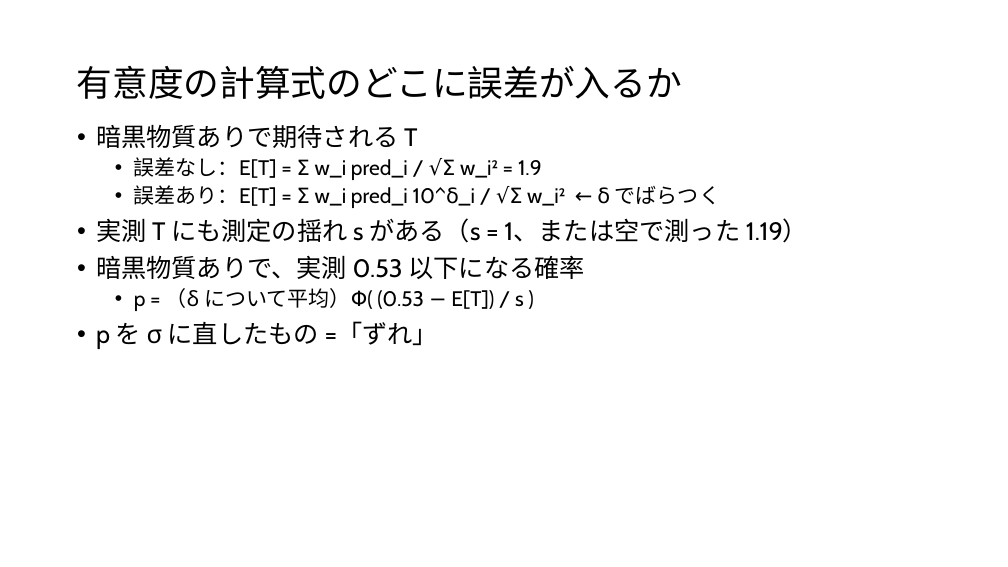
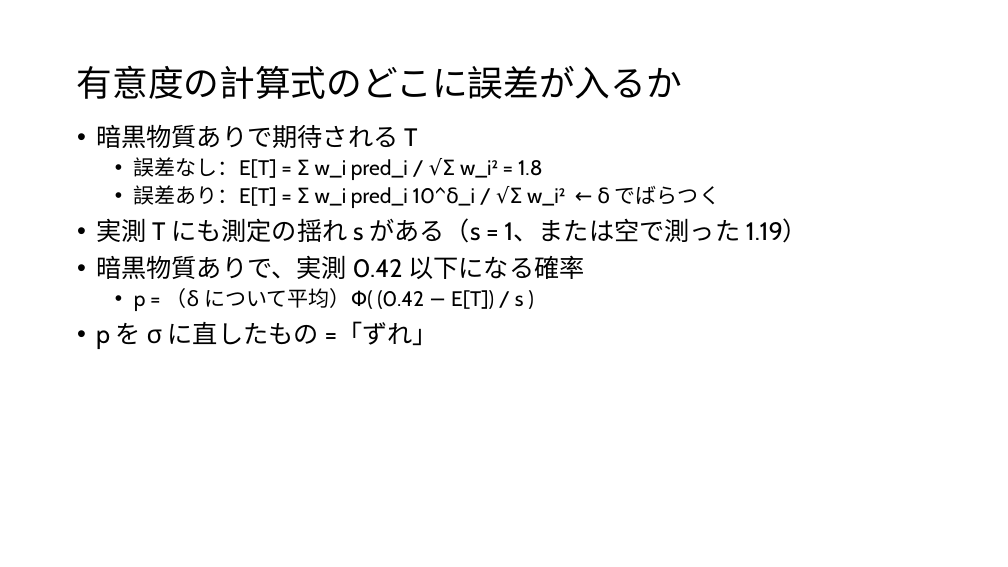
Before and after one commit to Mikann20041029/darkmatter-slides, a slide deck: slide 44 of slides/2026-10-03_研究進捗報告_claude_夕方版.pptx. Drawn at 1008x567 pixels with LibreOffice and Linux fonts; fonts in the diff are those of the drawing. Boxes give left, top, right and bottom in pixels: in the first picture for what was removed or moved away, otherwise in the second. Text is boxed around its words. In the diff, an @@ line names an element or a change of style, - is before the commit and + after.

```diff
--- a/slides/2026-10-03_研究進捗報告_claude_夕方版.pptx
+++ b/slides/2026-10-03_研究進捗報告_claude_夕方版.pptx
@@ text at <box>134,157,543,180</box>: text changed @@
-  • 誤差なし：E[T] = Σ w_i pred_i / √Σ w_i² = 1.9
+  • 誤差なし：E[T] = Σ w_i pred_i / √Σ w_i² = 1.8
@@ text at <box>96,255,584,311</box>: text changed @@
-• 暗黒物質ありで、実測 0.53 以下になる確率
-  • p = （δ について平均）Φ( (0.53 − E[T]) / s )
+• 暗黒物質ありで、実測 0.42 以下になる確率
+  • p = （δ について平均）Φ( (0.42 − E[T]) / s )
```
Also in this commit, not shown: 3 other slides changed.
